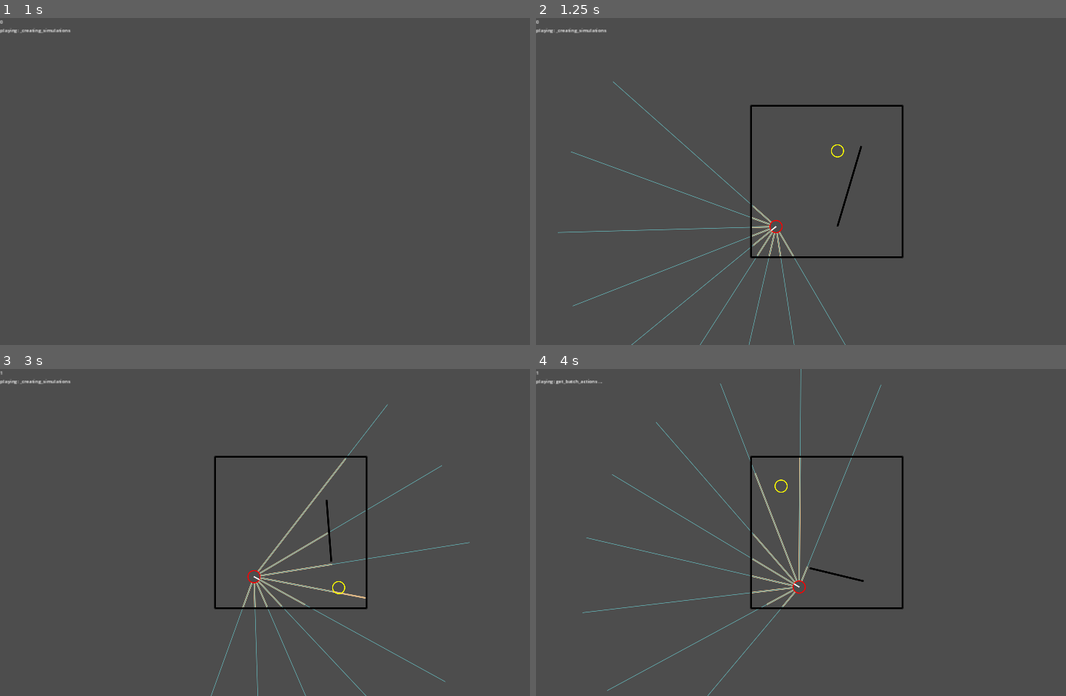
Above: before the commit, frames 1-4 (two rows, left to right).
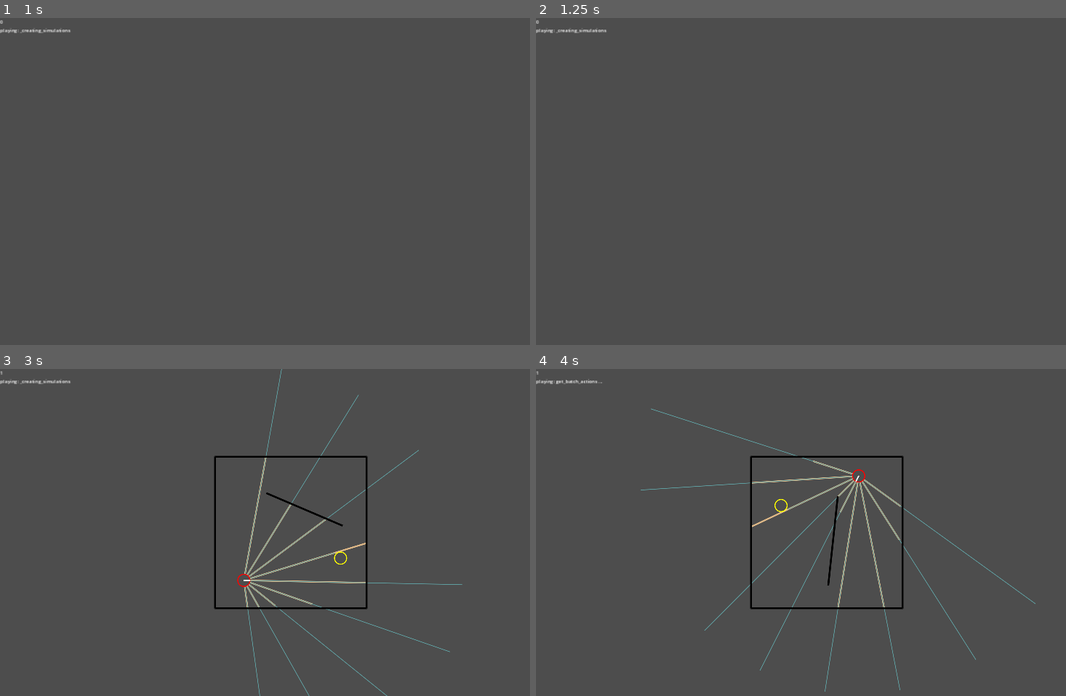
Above: after the commit, the same moments.

Repository: stokatyan/godot-ai
Game: Godot game, scene res://FindCoinGame/FCGEnv.tscn
The game is run twice, just before and just after one commit, with the same random seed, the same clock (stepped at 60 frames per second) and the same inputs.
Inputs:
- Up to frame 1 (1 s): tap Enter at 0.5 s; hold D from 0.53 s (still down); hold Enter from 0.53 s (still down)
- Up to frame 2 (1.25 s): keep holding D; keep holding Enter
- Up to frame 3 (3 s): release D at 1.28 s; release Enter at 1.28 s; hold S 1.28-2.03 s; tap 1 at 1.35 s; tap Space at 2 s; hold D 2.03-2.78 s; tap 2 at 2.1 s; tap Enter at 2.75 s; hold Up from 2.78 s (still down); tap 3 at 2.85 s
- Up to frame 4 (4 s): tap Space at 3.5 s; release Up at 3.53 s; hold A from 3.53 s (still down); hold Enter from 3.53 s (still down)

Frame 1 is identical in both runs. In frame 2, 1.8% of the frame differs, in the area x 4-70%, y 19-100%; in frame 3, 2.3%; in frame 4, 2.7%, in the area x 8-95%, y 0-100%.
Error in both runs: Cannot call method 'poll' on a null value. (res://AI/AIServerTCP.gd:40)

Commit message:
edit env configs

Diff:
--- a/godot-ai-client/FindCoinGame/FCGEnv.gd
+++ b/godot-ai-client/FindCoinGame/FCGEnv.gd
@@ -55,10 +55,10 @@
 	return FCGSimulation.new() as FCGSimulation
 
 func get_simulation_count() -> int:
-	return 30
+	return 40
 
 func get_steps_in_round() -> int:
-	return 30
+	return 36
 
 func get_state_dim() -> int:
 	var example = _example_sim.get_game_state()
